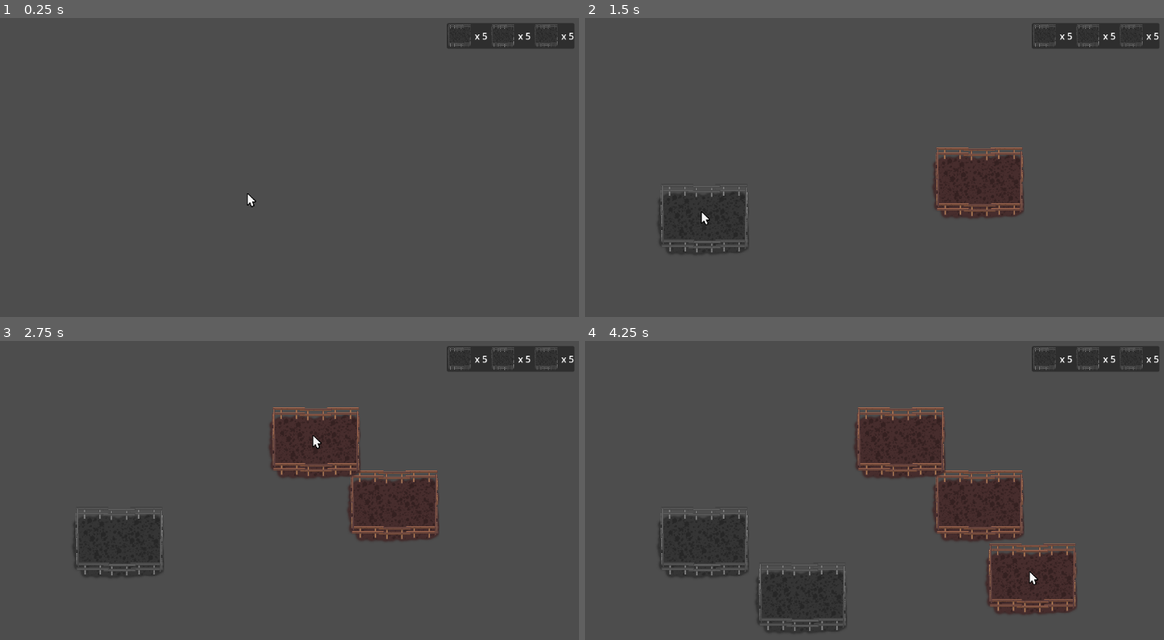
Above: before the commit, frames 1-4 (two rows, left to right).
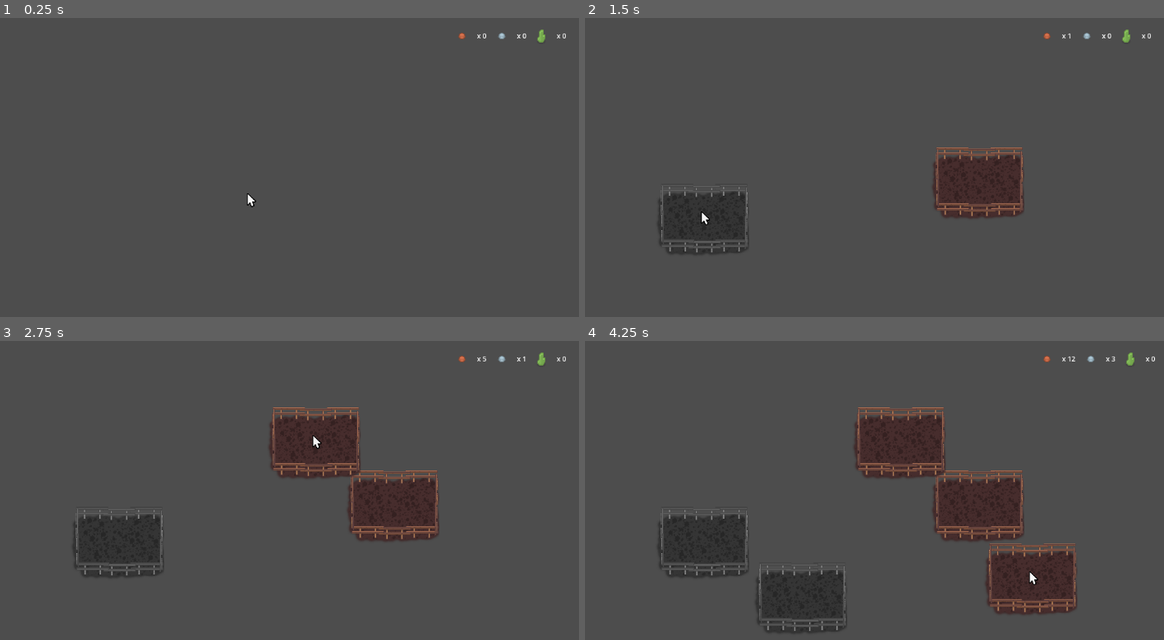
Above: after the commit, the same moments.

Repository: AlekseiRamirov/BuilderDefender2D
Game: Godot game, scene res://BuilderDefender2D/Scenes/main.tscn
Same seed, same stepped clock (60 frames per second), same inputs: the game is played once before the commit and once after it.
Inputs (mouse positions are in pixels of both pictures, inside the frame that each line leads up to):
- Up to frame 1 (0.25 s): no input
- Up to frame 2 (1.5 s): tap Enter at 0.5 s; move the mouse to (978, 182) at 0.52 s; tap 1 at 0.6 s; click (978, 182) at 0.67 s; tap Space at 1.25 s; move the mouse to (706, 218) at 1.27 s; tap 2 at 1.35 s; click (706, 218) at 1.42 s
- Up to frame 3 (2.75 s): tap Enter at 2 s; move the mouse to (318, 442) at 2.02 s; tap 1 at 2.1 s; click (318, 442) at 2.17 s
- Up to frame 4 (4.25 s): tap Space at 2.75 s; move the mouse to (805, 598) at 2.77 s; tap 2 at 2.85 s; click (805, 598) at 2.92 s; tap Enter at 3.5 s; move the mouse to (1030, 577) at 3.52 s; tap 1 at 3.6 s; click (1030, 577) at 3.67 s

The runs differ from the first frame. In frame 1, 1.4% of the frame differs, in the area x 77-100%, y 1-11%; in frame 2, 1.4%; in frame 3, 1.4%; in frame 4, 1.5%.

Commit message:
Created behavior to update resource amount in hud

Diff:
--- a/BuilderDefender2D/Resources/ResourcesTypes/GoldData.tres
+++ b/BuilderDefender2D/Resources/ResourcesTypes/GoldData.tres
@@ -1,7 +1,9 @@
-[gd_resource type="Resource" script_class="ResourceType" load_steps=2 format=3 uid="uid://ctx4vgx7f0g51"]
+[gd_resource type="Resource" script_class="ResourceType" load_steps=3 format=3 uid="uid://ctx4vgx7f0g51"]
 
 [ext_resource type="Script" path="res://BuilderDefender2D/Scripts/resource_type.gd" id="1_qhjl0"]
+[ext_resource type="Texture2D" uid="uid://dyslw22gfqfqb" path="res://BuilderDefender2D/Textures/scifiEnvironment_14.png" id="2_02jrj"]
 
 [resource]
 script = ExtResource("1_qhjl0")
 nameResource = "Gold"
+spriteResource = ExtResource("2_02jrj")
--- a/BuilderDefender2D/Resources/ResourcesTypes/StoneData.tres
+++ b/BuilderDefender2D/Resources/ResourcesTypes/StoneData.tres
@@ -1,7 +1,9 @@
-[gd_resource type="Resource" script_class="ResourceType" load_steps=2 format=3 uid="uid://c6rgamgvydhe2"]
+[gd_resource type="Resource" script_class="ResourceType" load_steps=3 format=3 uid="uid://c6rgamgvydhe2"]
 
 [ext_resource type="Script" path="res://BuilderDefender2D/Scripts/resource_type.gd" id="1_ulvmj"]
+[ext_resource type="Texture2D" uid="uid://g7dw8w1gkdua" path="res://BuilderDefender2D/Textures/scifiEnvironment_08.png" id="2_74mym"]
 
 [resource]
 script = ExtResource("1_ulvmj")
 nameResource = "Stone"
+spriteResource = ExtResource("2_74mym")
--- a/BuilderDefender2D/Resources/ResourcesTypes/WoodData.tres
+++ b/BuilderDefender2D/Resources/ResourcesTypes/WoodData.tres
@@ -1,7 +1,9 @@
-[gd_resource type="Resource" script_class="ResourceType" load_steps=2 format=3 uid="uid://cou0t48i1nbxj"]
+[gd_resource type="Resource" script_class="ResourceType" load_steps=3 format=3 uid="uid://cou0t48i1nbxj"]
 
 [ext_resource type="Script" path="res://BuilderDefender2D/Scripts/resource_type.gd" id="1_nlbef"]
+[ext_resource type="Texture2D" uid="uid://cbep5fnmdiht0" path="res://BuilderDefender2D/Textures/scifiEnvironment_02.png" id="2_h3fcb"]
 
 [resource]
 script = ExtResource("1_nlbef")
 nameResource = "Wood"
+spriteResource = ExtResource("2_h3fcb")
--- a/BuilderDefender2D/Scenes/hud/ui_hud.tscn
+++ b/BuilderDefender2D/Scenes/hud/ui_hud.tscn
@@ -1,6 +1,8 @@
-[gd_scene load_steps=2 format=3 uid="uid://bbtvnecebn043"]
+[gd_scene load_steps=3 format=3 uid="uid://bbtvnecebn043"]
 
-[ext_resource type="PackedScene" uid="uid://dcs7cbgb851yl" path="res://BuilderDefender2D/Scenes/hud/ui_resource_template.tscn" id="1_1qrvw"]
+[ext_resource type="Script" path="res://BuilderDefender2D/Scripts/resources_ui.gd" id="1_xd165"]
+
+[sub_resource type="StyleBoxEmpty" id="StyleBoxEmpty_fkdqg"]
 
 [node name="HUD" type="Control"]
 layout_mode = 3
@@ -17,21 +19,14 @@
 anchor_right = 1.0
 offset_bottom = 45.0
 
+[node name="TopLeft" type="PanelContainer" parent="TopBar"]
+layout_mode = 2
+
 [node name="TopRight" type="PanelContainer" parent="TopBar"]
 layout_mode = 2
 size_flags_horizontal = 10
+theme_override_styles/panel = SubResource("StyleBoxEmpty_fkdqg")
 
 [node name="ResourcesDisplayContainer" type="HBoxContainer" parent="TopBar/TopRight"]
 layout_mode = 2
-
-[node name="ResourceTemplate" parent="TopBar/TopRight/ResourcesDisplayContainer" instance=ExtResource("1_1qrvw")]
-layout_mode = 2
-
-[node name="ResourceTemplate2" parent="TopBar/TopRight/ResourcesDisplayContainer" instance=ExtResource("1_1qrvw")]
-layout_mode = 2
-
-[node name="ResourceTemplate3" parent="TopBar/TopRight/ResourcesDisplayContainer" instance=ExtResource("1_1qrvw")]
-layout_mode = 2
-
-[node name="TopLeft" type="PanelContainer" parent="TopBar"]
-layout_mode = 2
+script = ExtResource("1_xd165")
--- a/BuilderDefender2D/Scenes/hud/ui_resource_template.tscn
+++ b/BuilderDefender2D/Scenes/hud/ui_resource_template.tscn
@@ -1,15 +1,24 @@
-[gd_scene load_steps=2 format=3 uid="uid://dcs7cbgb851yl"]
+[gd_scene load_steps=4 format=3 uid="uid://dcs7cbgb851yl"]
 
+[ext_resource type="Script" path="res://BuilderDefender2D/Scripts/resources_ui.gd" id="1_15ind"]
 [ext_resource type="Texture2D" uid="uid://pdltabvi3ufx" path="res://BuilderDefender2D/Textures/StoneHarvester.png" id="1_u11ps"]
 
+[sub_resource type="LabelSettings" id="LabelSettings_y780u"]
+font_size = 12
+
 [node name="ResourceTemplate" type="HBoxContainer"]
+script = ExtResource("1_15ind")
 
 [node name="ResourceImage" type="TextureRect" parent="."]
+unique_name_in_owner = true
 layout_mode = 2
 texture = ExtResource("1_u11ps")
 expand_mode = 2
+stretch_mode = 6
 
 [node name="ResourceLabel" type="Label" parent="."]
+unique_name_in_owner = true
 layout_mode = 2
-text = "x 5
+text = "x 0
 "
+label_settings = SubResource("LabelSettings_y780u")
--- a/BuilderDefender2D/Scripts/resource_manager.gd
+++ b/BuilderDefender2D/Scripts/resource_manager.gd
@@ -1,5 +1,9 @@
 extends Node
 
+##SIGNALS
+signal onResourceAmountChanged
+
+## VARIABLES
 var resourceAmountDictionary: Dictionary
 var resourceTypeList: ResourceTypeList = preload("res://BuilderDefender2D/Resources/ResourcesTypes/ResourceTypeList.tres")
 # Called when the node enters the scene tree for the first time.
@@ -8,13 +12,15 @@
 		resourceAmountDictionary[resourceType] = 0
 	TestLogAmountResourcesDictionary()
 
-
-# Called every frame. 'delta' is the elapsed time since the previous frame.
-func _process(delta):
-	pass
-
 func AddResourceAmount(resourceType: ResourceType, amount: int):
 	resourceAmountDictionary[resourceType] += amount
+	emit_signal("onResourceAmountChanged")
+
+
+func GetResourceAmount(resourceType: ResourceType) -> int:
+	var resourceAmount: int = resourceAmountDictionary[resourceType]
+	return resourceAmount
+
 
 func TestLogAmountResourcesDictionary():
 	for resourceTypeKey in resourceAmountDictionary.keys():
--- a/BuilderDefender2D/Scripts/resource_type.gd
+++ b/BuilderDefender2D/Scripts/resource_type.gd
@@ -1,3 +1,4 @@
 class_name ResourceType extends Resource
 
 @export var nameResource: String
+@export var spriteResource: Texture2D
--- /dev/null
+++ b/BuilderDefender2D/Scripts/resources_ui.gd
@@ -0,0 +1,33 @@
+class_name ResourcesUI extends Node
+
+@export var resource_template: PackedScene = preload("res://BuilderDefender2D/Scenes/hud/ui_resource_template.tscn")
+var resourceTypeList: ResourceTypeList = preload("res://BuilderDefender2D/Resources/ResourcesTypes/ResourceTypeList.tres")
+var resourceTemplateUiDictionary: Dictionary
+
+# Called when the node enters the scene tree for the first time.
+func _ready():
+	GenerateResourceTemplates()
+	ResourceManager.connect("onResourceAmountChanged", UpdateAmountResourceTemplate)
+
+
+# Called every frame. 'delta' is the elapsed time since the previous frame.
+func _process(delta):
+	pass
+#	UpdateAmountResourceTemplate()
+
+
+func GenerateResourceTemplates():
+	for resourceType in resourceTypeList.list:
+		var instance = resource_template.instantiate()
+		instance.name = ("Template_Ui_" + resourceType.nameResource)
+		var child_image: TextureRect = instance.get_child(0) as TextureRect
+		child_image.set_texture(resourceType.spriteResource)
+		resourceTemplateUiDictionary[resourceType] = instance
+		add_child(instance)
+
+
+func UpdateAmountResourceTemplate():
+	for resourceType in resourceTypeList.list:
+		var resourceTemplate = resourceTemplateUiDictionary[resourceType]
+		var child_label: Label = resourceTemplate.get_child(1) as Label
+		child_label.set_text("x " + str(ResourceManager.GetResourceAmount(resourceType)))
Binary file added: BuilderDefender2D/Textures/scifiEnvironment_02.png
Not shown, added: BuilderDefender2D/Textures/scifiEnvironment_02.png.import
Binary file added: BuilderDefender2D/Textures/scifiEnvironment_08.png
Not shown, added: BuilderDefender2D/Textures/scifiEnvironment_08.png.import
Binary file added: BuilderDefender2D/Textures/scifiEnvironment_14.png
Not shown, added: BuilderDefender2D/Textures/scifiEnvironment_14.png.import
Not shown, added: RTS Sci-fi/License.txt
Binary file added: RTS Sci-fi/PNG/Default size/Environment/scifiEnvironment_01.png
Not shown, added: RTS Sci-fi/PNG/Default size/Environment/scifiEnvironment_01.png.import
Binary file added: RTS Sci-fi/PNG/Default size/Environment/scifiEnvironment_02.png
Not shown, added: RTS Sci-fi/PNG/Default size/Environment/scifiEnvironment_02.png.import
Binary file added: RTS Sci-fi/PNG/Default size/Environment/scifiEnvironment_03.png
(and 511 more such lines)
